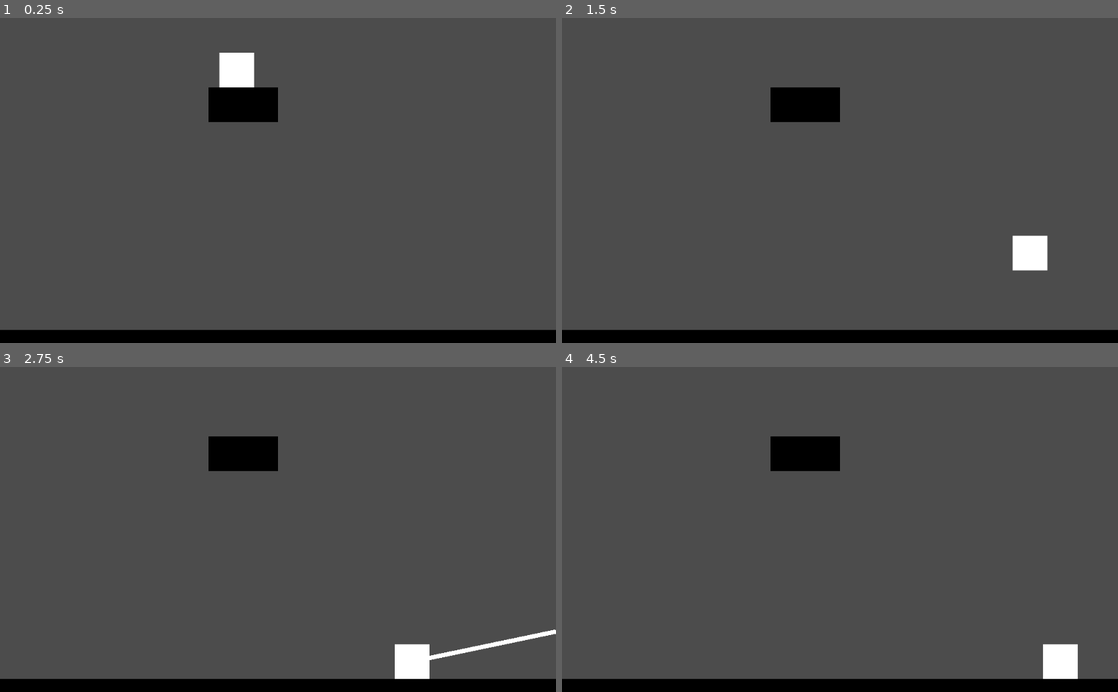
Above: before the commit, frames 1-4 (two rows, left to right).
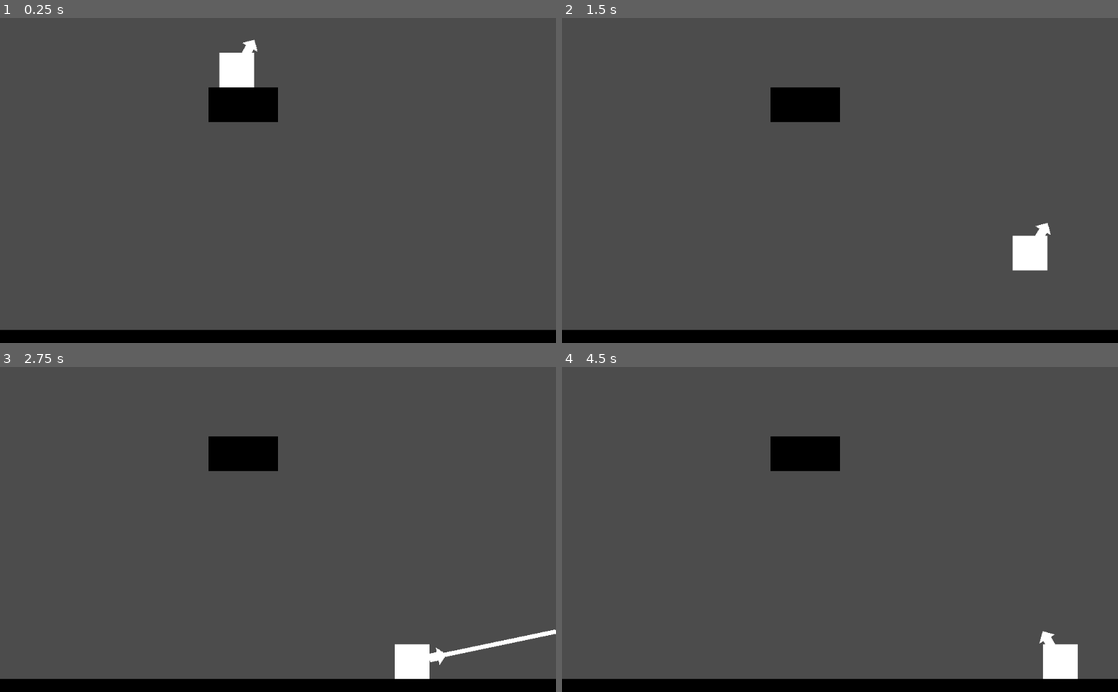
Above: after the commit, the same moments.

Repository: cjsweeten101/dws
Game: Godot game, scene res://Levels/TestingLevel.tscn
The game is run twice, just before and just after one commit, with the same random seed, the same clock (stepped at 60 frames per second) and the same inputs. The project has no main scene, so this scene is started directly.
Inputs:
- Up to frame 1 (0.25 s): no input
- Up to frame 2 (1.5 s): tap Enter (action) at 0.5, 1.35 s; hold Enter (action) 0.53-1.28 s; hold D (right) from 0.53 s (still down)
- Up to frame 3 (2.75 s): release D (right) at 2.03 s; hold A (left) from 2.03 s (still down); hold Enter (action) from 2.03 s (still down)
- Up to frame 4 (4.5 s): release A (left) at 2.78 s; release Enter (action) at 2.78 s; hold D (right) 2.78-4.28 s; tap Enter (action) at 2.85, 4.35 s; hold Enter (action) 3.53-4.28 s; hold A (left) from 4.28 s (still down)

The runs differ from the first frame. In frame 1, less than 0.1% of the frame differs, in the area x 43-47%, y 6-11%; in frame 2, less than 0.1%; in frame 3, less than 0.1%; in frame 4, less than 0.1%, in the area x 85-89%, y 81-86%.

Commit message:
grapple arrow signifier

Diff:
--- a/Player/Player.tscn
+++ b/Player/Player.tscn
@@ -1,8 +1,9 @@
-[gd_scene load_steps=5 format=2]
+[gd_scene load_steps=6 format=2]
 
 [ext_resource path="res://Player/Player.gd" type="Script" id=1]
 [ext_resource path="res://Player/default_square.png" type="Texture" id=2]
-[ext_resource path="res://Player/default_grapple.png" type="Texture" id=3]
+[ext_resource path="res://Player/default_arrow.png" type="Texture" id=3]
+[ext_resource path="res://Player/default_grapple.png" type="Texture" id=4]
 
 [sub_resource type="RectangleShape2D" id=1]
 
@@ -36,10 +37,18 @@
 collision_mask = 1
 _sections_unfolded = [ "Transform" ]
 
+[node name="ArrowSprite" type="Sprite" parent="GrappleCast" index="0"]
+
+position = Vector2( -0.0653305, 48.1992 )
+scale = Vector2( -1, -1 )
+z_index = -1
+texture = ExtResource( 3 )
+_sections_unfolded = [ "Transform", "Z Index" ]
+
 [node name="GrappleSprite" type="Sprite" parent="." index="3"]
 
 z_index = -1
-texture = ExtResource( 3 )
+texture = ExtResource( 4 )
 centered = false
 offset = Vector2( -4, 0 )
 _sections_unfolded = [ "Offset", "Transform", "Visibility", "Z Index" ]
Binary file added: Player/default_arrow.png
Not shown, added: Player/default_arrow.png.import
